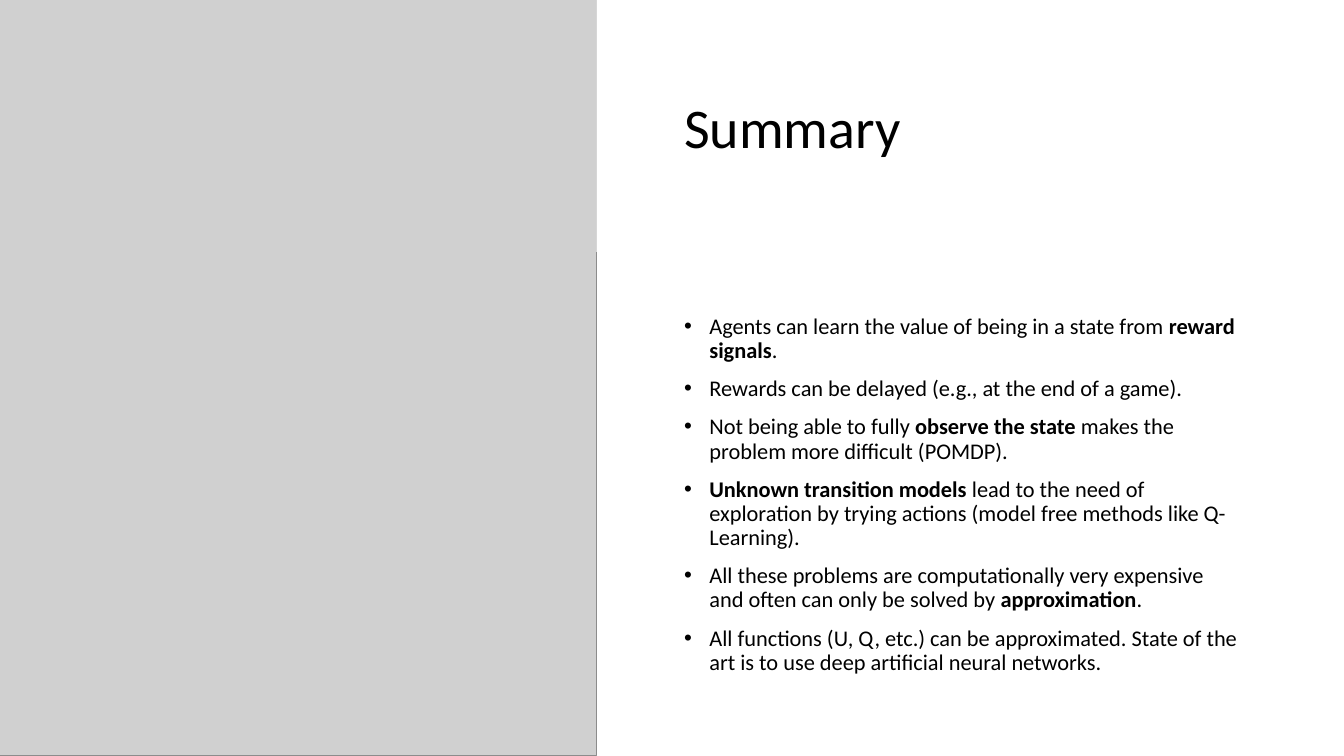
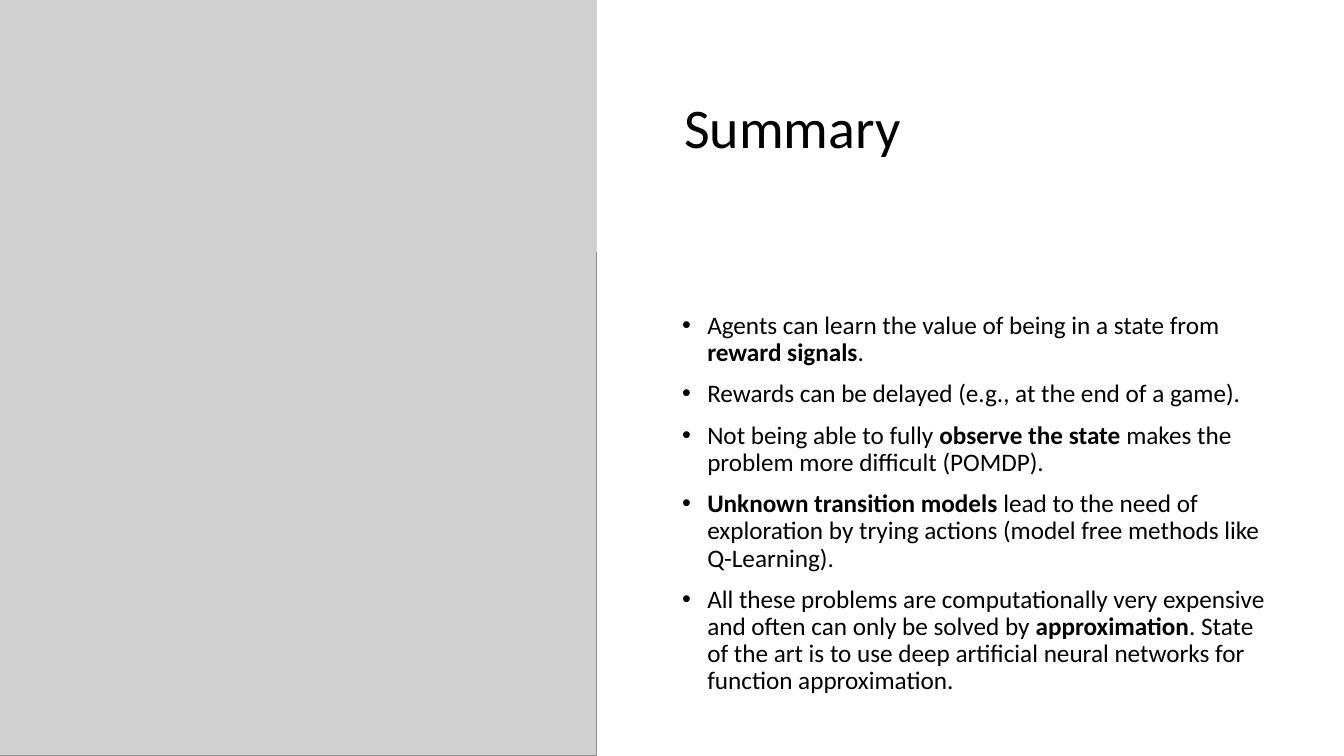
Before and after one commit to mhahsler/CS7320-AI, a slide deck: slide 14 of slides/22_Reinforcement_Learning.pptx. Drawn at 1344x756 pixels with LibreOffice and Linux fonts; fonts in the diff are those of the drawing; grey boxes stand for pictures. Boxes give left, top, right and bottom in pixels: in the first picture for what was removed or moved away, otherwise in the second. Text is boxed around its words. In the diff, an @@ line names an element or a change of style, - is before the commit and + after.

```diff
--- a/slides/22_Reinforcement_Learning.pptx
+++ b/slides/22_Reinforcement_Learning.pptx
@@ text at bbox=[707, 316, 1259, 572]: size 16 to 18 pt in "Agents can learn the value of being ...", "Rewards can be delayed (e.g., at the ...", "Not being able to fully observe the ...", "Unknown transition models lead to the need ..." @@
@@ text at bbox=[707, 590, 1264, 693]: text changed; size 16 to 18 pt @@
-• All these problems are computationally very expensive and often can only be solved by approximation.
-• All functions (U, Q, etc.) can be approximated. State of the art is to use deep artificial neural networks.
+• All these problems are computationally very expensive and often can only be solved by approximation. State of the art is to use deep artificial neural networks for function approximation.
```
Also in this commit, not shown: 8 other slides changed, 1 other file.
